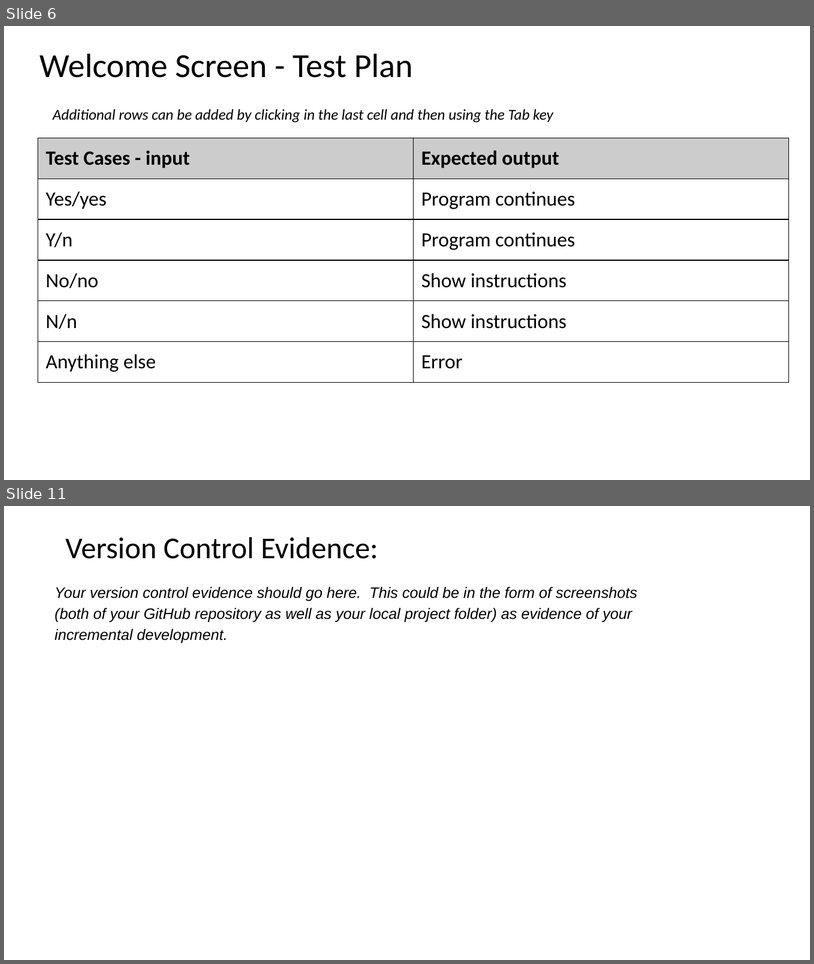
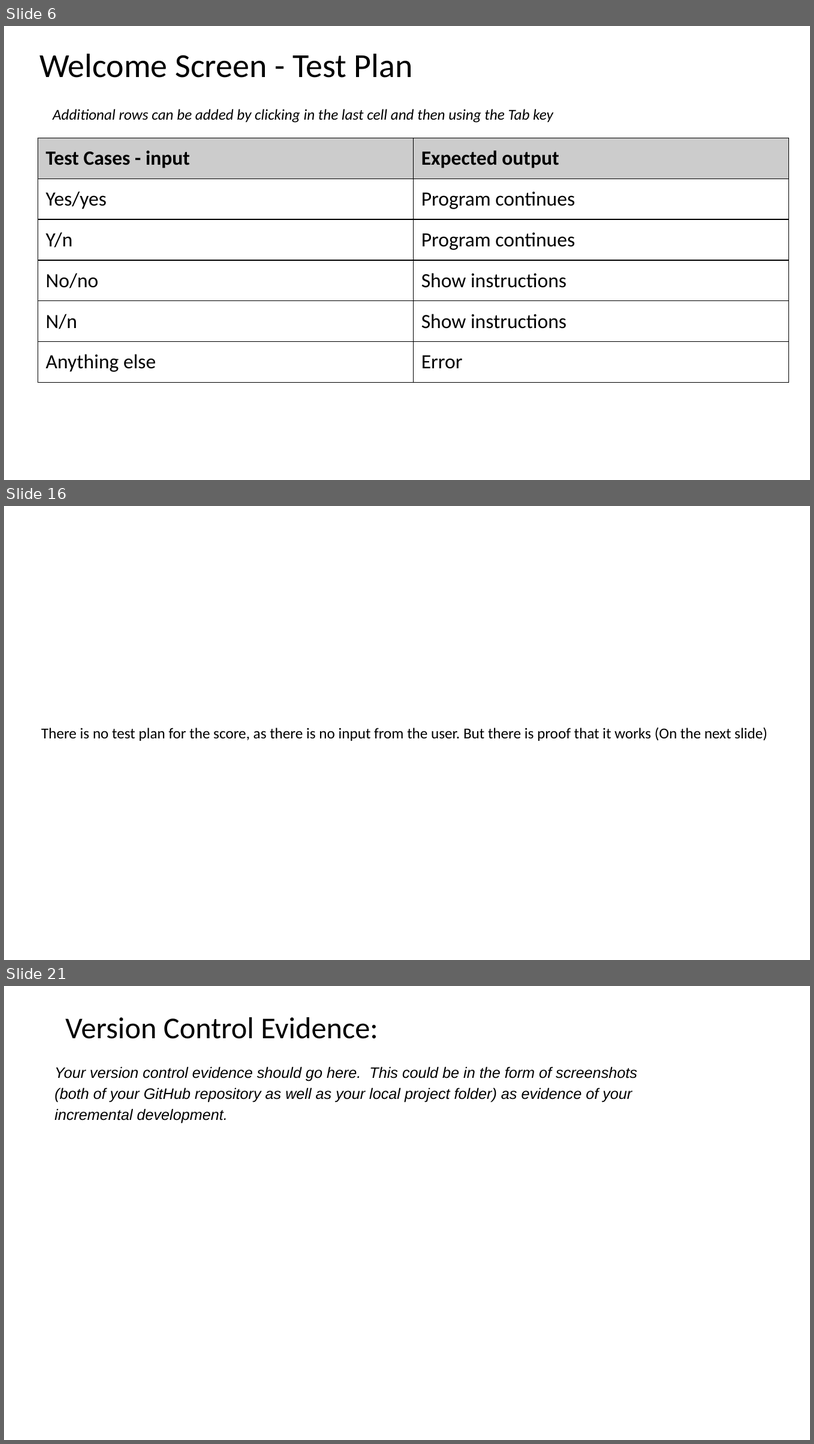
Before and after one commit to joshbatmiddleton/1.7-and-1.8-Assesment, a slide deck: Assesment Documents/Powerpoint/1.7 and 1.8 documentation v2.pptx. Shown one above the other, each under a label of ours: slides 6 and 11 before the commit, slides 6, 16 and 21 after it; the slides between them are not shown. The pictures are 814x964 and 814x1444 pixels, drawn with LibreOffice and Linux fonts; fonts in the diff are those of the drawing. Boxes give left, top, right and bottom in pixels: in the first picture for what was removed or moved away, otherwise in the second. Text is boxed around its words. In the diff, an @@ line names an element or a change of style, - is before the commit and + after.

```diff
--- a/Assesment Documents/Powerpoint/1.7 and 1.8 documentation v2.pptx
+++ b/Assesment Documents/Powerpoint/1.7 and 1.8 documentation v2.pptx
@@ slide 16 added at box(4, 506, 810, 960), background #FFFFFF @@
@@ text added at box(41, 727, 768, 741), 18 pt, text #000000 @@
+There is no test plan for the score, as there is no input from the user. But there is proof that it works (On the next slide)
@@ what was slide 11 is now slide 21 @@
```
Also in this commit, not shown: 3 slides changed, 11 other slides added, 2 slides removed, 5 other files.
